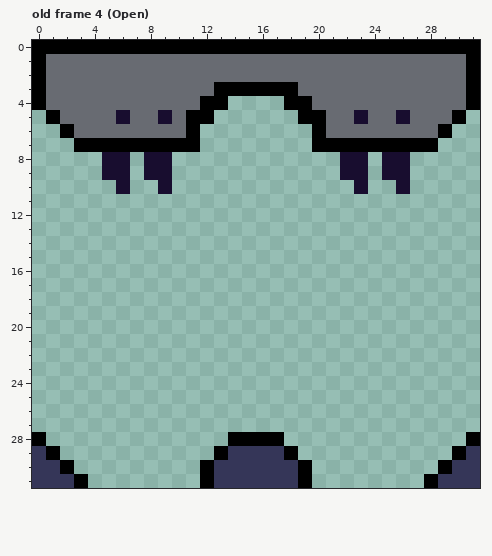
Edited in one commit: pixel-art file (assets/door.aseprite). Above, as it was before the edit.
32x32 pixels, 9 frames. Shown: old frame 4 (Open). The commit also changed other frames, which this record leaves out.
And afterwards:
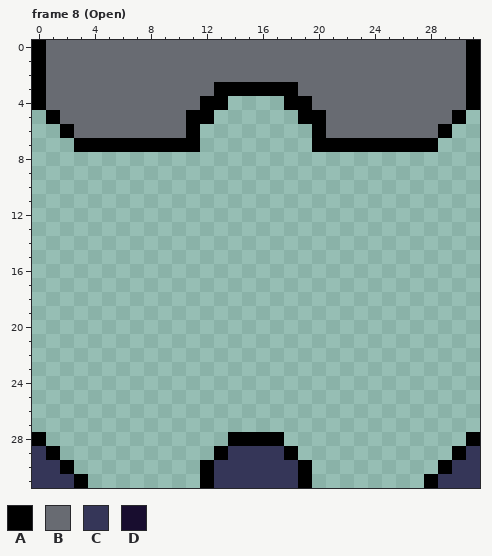
Palette (. is transparent): A #000000  B #686b72  C #353658  D #180d2f
A new or re-ordered frame is compared with the old frame closest to it.
Change:
layer "Layer 3" removed
frames re-ordered
Frame 8 (Open) against old frame 4 (Open):
Colour B replaces colour A in row 0 at x 1 to 30.
Colour B replaces colour D in row 5 at x 6, 9, 23 and 26.
The author cleared colour D in rows 8 to 9 at x 5 to 6, 8 to 9, 22 to 23 and 25 to 26; in row 10 at x 6, 9, 23 and 26.
Where, in picture pixels (left, top, right, bottom), the same in both pictures:
changed: (46, 40, 466, 194)
